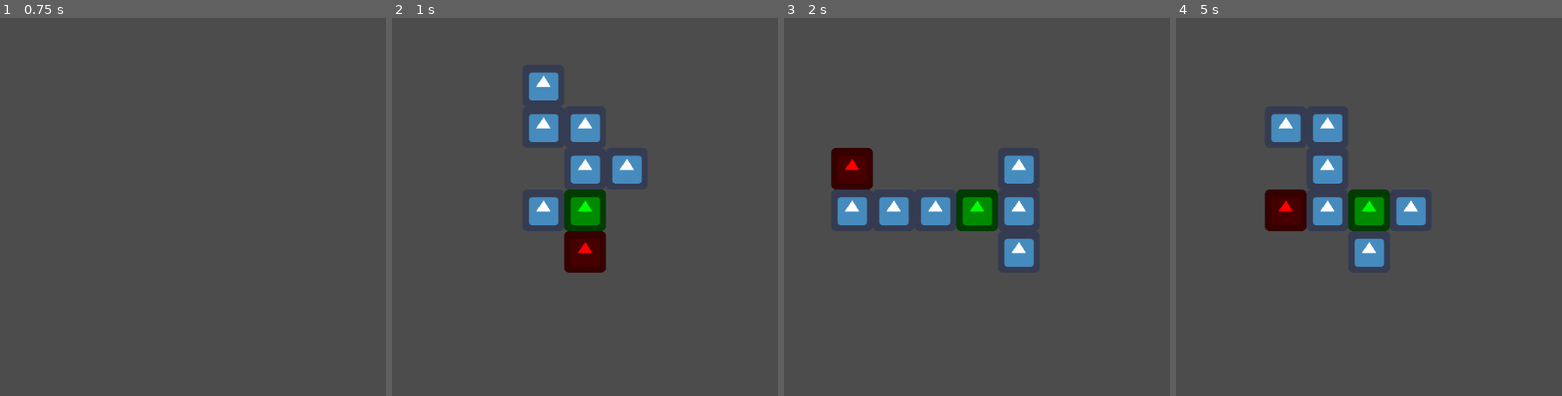
Above: before the commit, frames 1-4 (left to right).
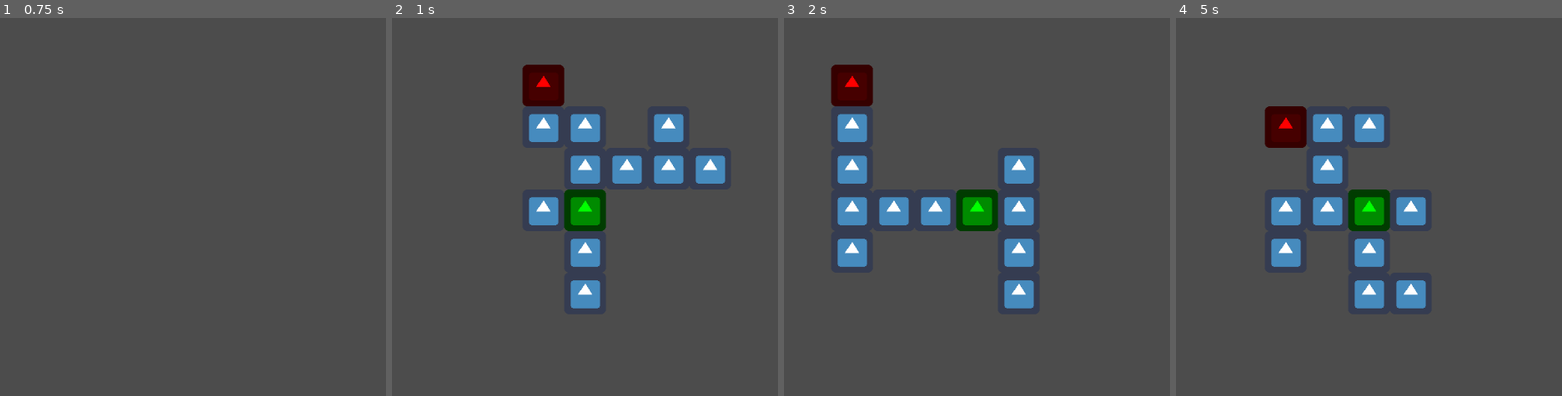
Above: after the commit, the same moments.

Repository: jegor377/RouglikeMapGeneration
Game: Godot game, scene res://MapGenerator.tscn
The game is run twice, just before and just after one commit, with the same random seed, the same clock (stepped at 60 frames per second) and the same inputs. The engine's default icon, where the game draws it, is replaced by a stand-in: a white triangle on a blue panel in a dark square.
Inputs:
- Up to frame 1 (0.75 s): tap Enter at 0.5 s
- Up to frame 2 (1 s): no input
- Up to frame 3 (2 s): tap Space at 1.25 s
- Up to frame 4 (5 s): tap Enter at 2.75, 4.25 s; tap Space at 3.5 s

Frame 1 is identical in both runs. In frame 2, 4.7% of the frame differs, in the area x 33-87%, y 12-77%; in frame 3, 4.1%; in frame 4, 4.7%, in the area x 22-65%, y 23-77%.

Commit message:
Added better boss room finding algorithm.

Diff:
--- a/map_generator.gd
+++ b/map_generator.gd
@@ -10,6 +10,6 @@
 	var map_inst := shower_prefab.instance()
 	if last_map != null:
 		last_map.queue_free()
-	map_inst.generated_map = RouglikeMap.new(8)
+	map_inst.generated_map = RouglikeMap.new(12)
 	add_child(map_inst)
 	last_map = map_inst
--- a/rouglike_map.gd
+++ b/rouglike_map.gd
@@ -3,6 +3,7 @@
 
 
 var rooms: Array
+var boss_room: int = -1
 
 
 func _init(n: int):
@@ -21,12 +22,25 @@
 			for new_adj_room in new_adjecent_rooms:
 				if not (new_adj_room in rooms) and not (new_adj_room in adjecent_rooms):
 					adjecent_rooms.append(new_adj_room)
+	set_boss_room()
 
-func get_start_room():
+func get_start_room() -> int:
 	return 0
 
-func get_boss_room():
-	return len(rooms) - 1
+func get_boss_room() -> int:
+	return boss_room
+
+func set_boss_room() -> void:
+	if len(rooms) > 1:
+		var max_dist = 0
+		var start_pos = Vector2.ZERO
+		for i in range(1, len(rooms)):
+			var room = rooms[i]
+			var curr_pos := Vector2(room[0], room[1])
+			var new_dist = start_pos.distance_to(curr_pos)
+			if new_dist > max_dist and plus_shape_neighbours_count(room, rooms) == 1:
+				max_dist = new_dist
+				boss_room = i
 
 func adjecent_rooms_for(room: Array) -> Array:
 	return [
@@ -35,6 +49,16 @@
 		[room[0], room[1] - 1],
 		[room[0], room[1] + 1]
 	]
+
+func plus_shape_neighbours_count(room: Array, _rooms: Array) -> int:
+	var rooms_number := 0
+
+	rooms_number += 1 if [room[0], room[1] - 1] in _rooms else 0 # u
+	rooms_number += 1 if [room[0] - 1, room[1]] in _rooms else 0 # l
+	rooms_number += 1 if [room[0] + 1, room[1]] in _rooms else 0 # r
+	rooms_number += 1 if [room[0], room[1] + 1] in _rooms else 0 # d
+
+	return rooms_number
 
 func neighbours_count(room: Array, _rooms: Array) -> int:
 	var rooms_number := 0
